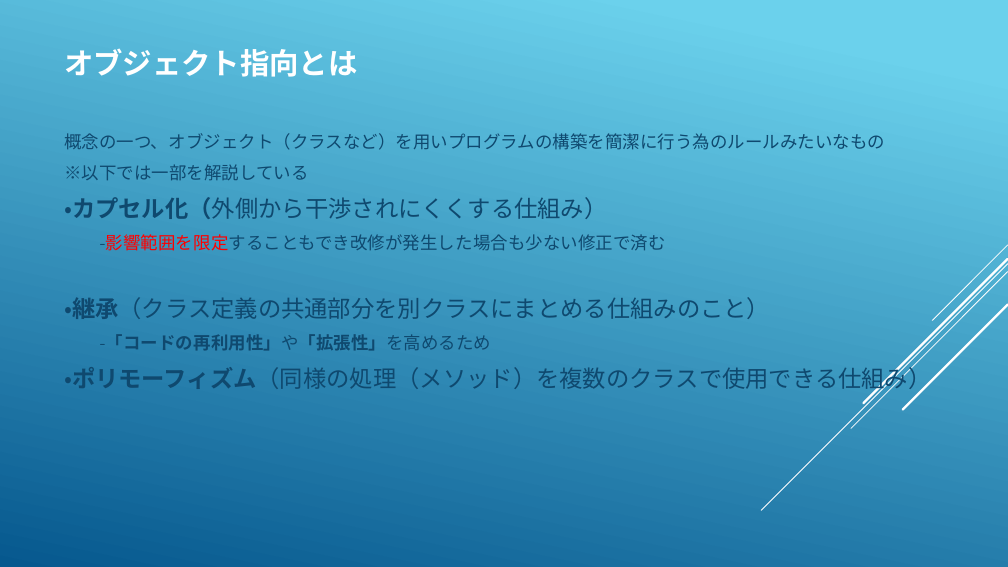
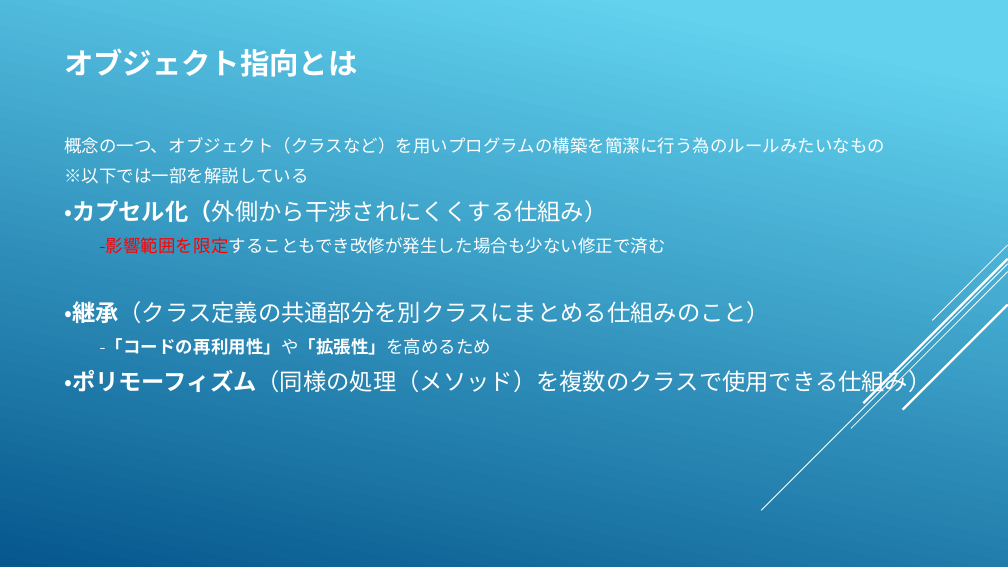
Before and after one commit to Kyuji0022/webjava_3, a slide deck: slide 4 of src/main/resources/虎の穴 2QWebJava初級.pptx. Drawn at 1008x567 pixels with LibreOffice and Linux fonts; fonts in the diff are those of the drawing. Boxes give left, top, right and bottom in pixels: in the first picture for what was removed or moved away, otherwise in the second. Text is boxed around its words. In the diff, an @@ line names an element or a change of style, - is before the commit and + after.

```diff
--- a/src/main/resources/虎の穴 2QWebJava初級.pptx
+++ b/src/main/resources/虎の穴 2QWebJava初級.pptx
@@ background gradient #6ED2EB to #06588E to gradient #62D2EF to #05578D @@
@@ text "概念の一つ、オブジェクト（クラスなど）を用いプログラムの構築を簡潔に行う為のルールみたいなもの" at bbox=[64, 137, 931, 397]: text colour #0F496F to #FFFFFF; text colour #0F496F to #0F486F in "-影響範囲を限定することもでき改修が発生した場合も少ない修正で済む"; less space between paragraphs @@
```
Also in this commit, not shown: 4 other slides changed.
